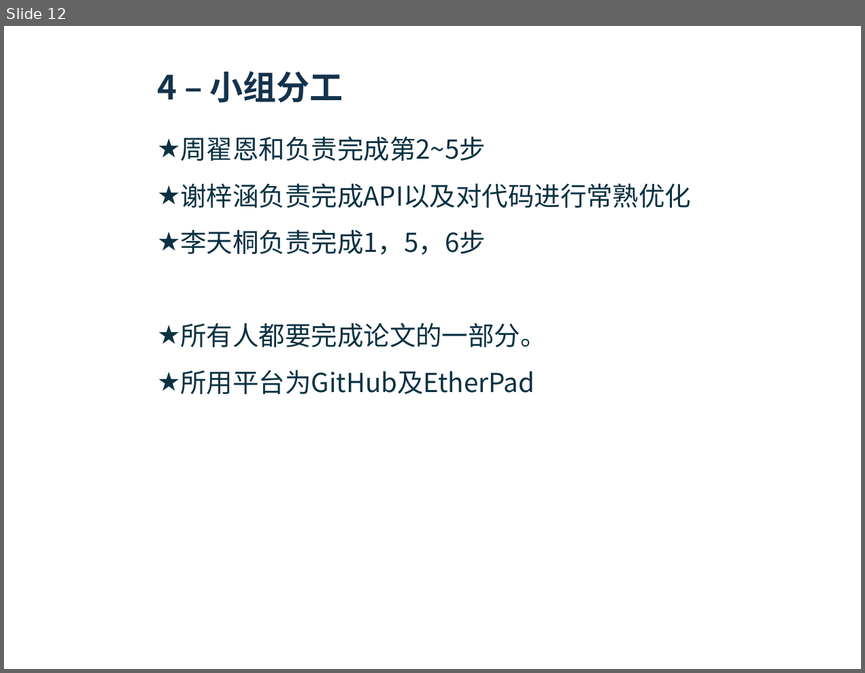
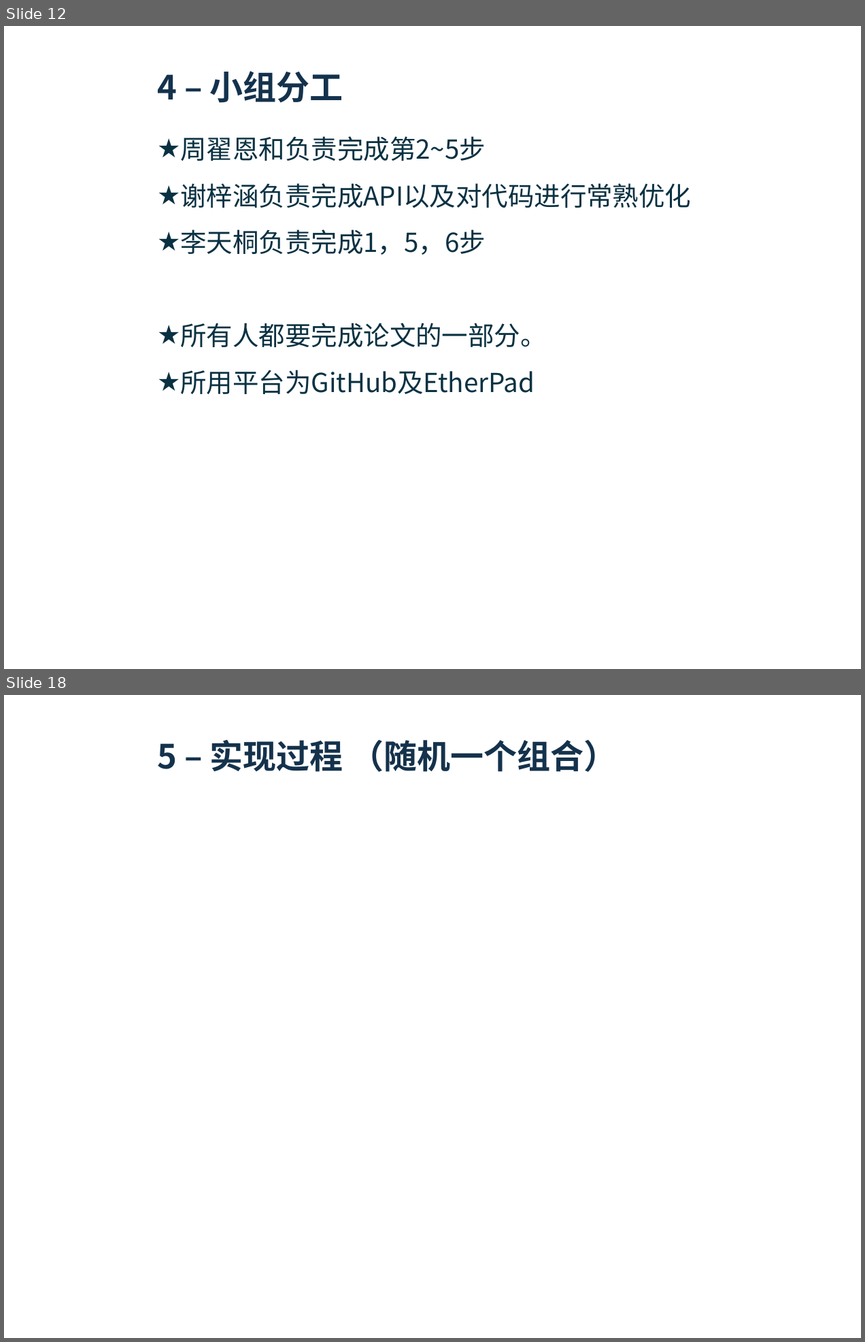
Before and after one commit to bdfzoier/Monkey_Type, a slide deck: result/ppt/猴子打字计划.pptx. Shown one above the other, each under a label of ours: slide 12 before the commit, slides 12 and 18 after it; the slides between them are not shown. The pictures are 865x673 and 865x1342 pixels, drawn with LibreOffice and Linux fonts; fonts in the diff are those of the drawing; grey boxes stand for pictures; background and template pictures are left out. Boxes give left, top, right and bottom in pixels: in the first picture for what was removed or moved away, otherwise in the second. Text is boxed around its words. In the diff, an @@ line names an element or a change of style, - is before the commit and + after.

```diff
--- a/result/ppt/猴子打字计划.pptx
+++ b/result/ppt/猴子打字计划.pptx
@@ slide 18 added at [4, 695, 861, 1338], background picture (left out); not listed: 2 template elements that a slide beside it also shows @@
@@ title added at [157, 740, 617, 772], 28 pt, text #14324C, bold @@
+5 – 实现过程 （随机一个组合）
```
Also in this commit, not shown: 7 other slides added.
